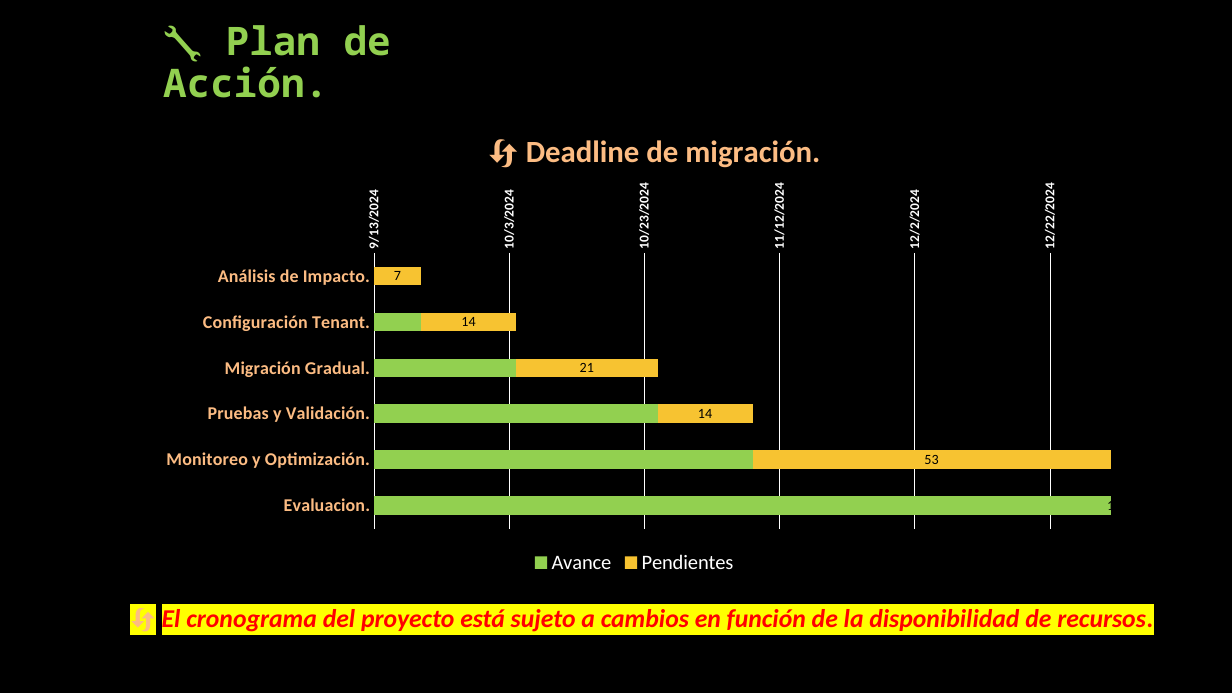
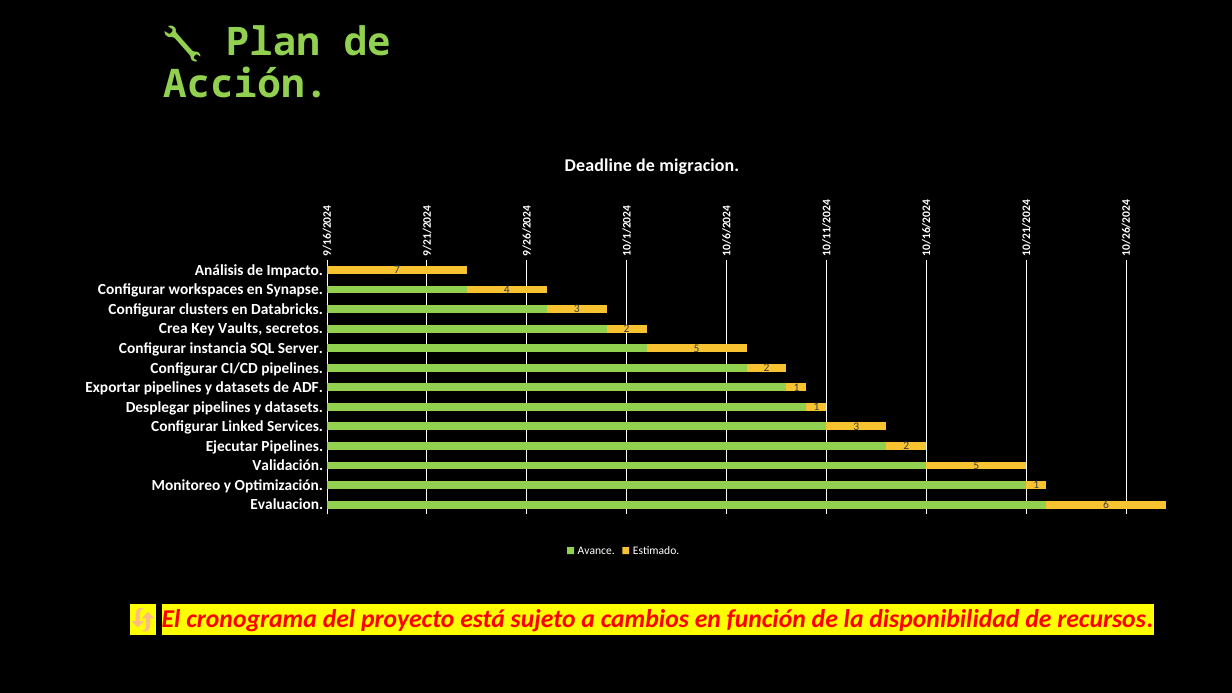
Before and after one commit to OMaciasd/datafactory-migration, a slide deck: slide 6 of Diagrams/guides/Propuesta migracion - Perceptio.pptx. Drawn at 1232x693 pixels with LibreOffice and Linux fonts; fonts in the diff are those of the drawing. Boxes give left, top, right and bottom in pixels: in the first picture for what was removed or moved away, otherwise in the second. Text is boxed around its words. In the diff, an @@ line names an element or a change of style, - is before the commit and + after.

```diff
--- a/Diagrams/guides/Propuesta migracion - Perceptio.pptx
+++ b/Diagrams/guides/Propuesta migracion - Perceptio.pptx
@@ bar stacked chart at (x1=55, y1=132, x2=1190, y2=562) @@
@@ title "🔄 Deadline de migración. " to "Deadline de migracion. " @@
-categories: Análisis de Impacto., Configuración Tenant., Migración Gradual., Pruebas y Validación., Monitoreo y Optimización., Evaluacion.
+categories: Análisis de Impacto., Configurar workspaces en Synapse., Configurar clusters en Databricks., Crea Key Vaults, secretos., Configurar instancia SQL Server., Configurar CI/CD pipelines., Exportar pipelines y datasets de ADF., Desplegar pipelines y datasets., Configurar Linked Services., Ejecutar Pipelines., Validación., Monitoreo y Optimización., Evaluacion.
-Avance: 45548, 45555, 45569, 45590, 45604, 45657
+Avance.: 45551, 45558, 45562, 45565, 45567, 45572, 45574, 45575, 45576, 45579, 45581, 45586, 45587
-Pendientes: 7, 14, 21, 14, 53, 1
+Estimado.: 7, 4, 3, 2, 5, 2, 1, 1, 3, 2, 5, 1, 6
@@ data labels of Estimado. changed @@
@@ legend changed @@
@@ category axis changed @@
@@ value axis changed @@
@@ bar stacked chart resized from (x1=136, y1=114, x2=1133, y2=579) to (x1=55, y1=132, x2=1190, y2=562) @@
```
Also in this commit, not shown: 4 other slides changed, 5 other files.
